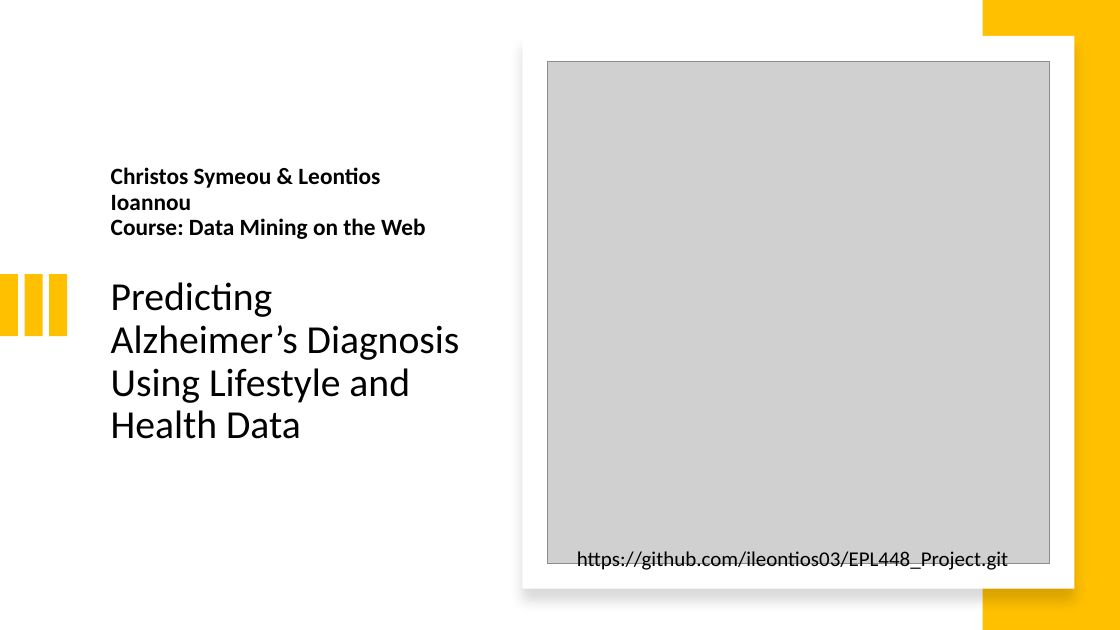
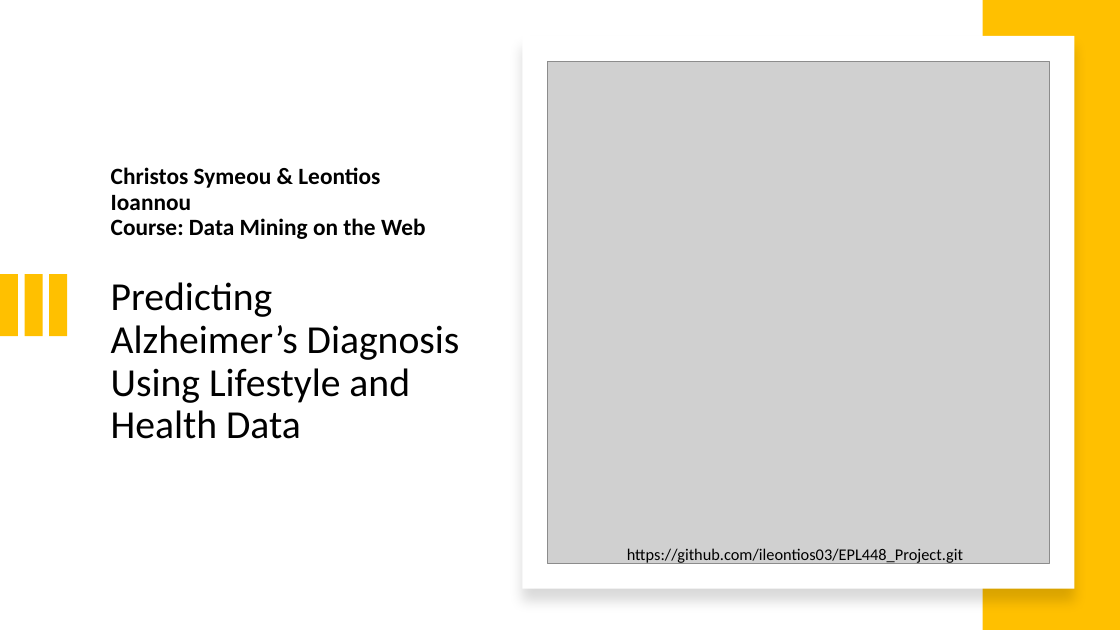
Before and after one commit to ileontios03/EPL448_Project, a slide deck: slide 1 of presentation.pptx. Drawn at 1120x630 pixels with LibreOffice and Linux fonts; fonts in the diff are those of the drawing; grey boxes stand for pictures. Boxes give left, top, right and bottom in pixels: in the first picture for what was removed or moved away, otherwise in the second. Text is boxed around its words. In the diff, an @@ line names an element or a change of style, - is before the commit and + after.

```diff
--- a/presentation.pptx
+++ b/presentation.pptx
@@ text "https://github.com/ileontios03/EPL448_Project.git": place and size @@
-text "https://github.com/ileontios03/EPL448_Project.git" at [577, 551, 1008, 572]
+text "https://github.com/ileontios03/EPL448_Project.git" at [627, 548, 963, 565]
@@ text "https://github.com/ileontios03/EPL448_Project.git" at [627, 548, 963, 565]: size 18 to 14 pt @@
```
Also in this commit, not shown: 2 other slides changed.
